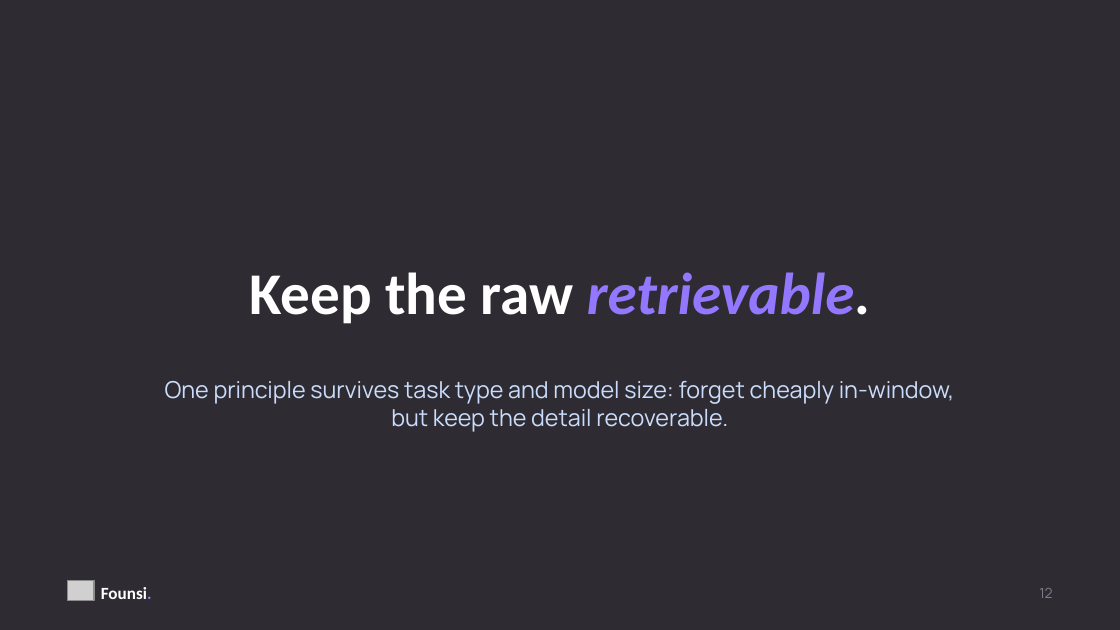
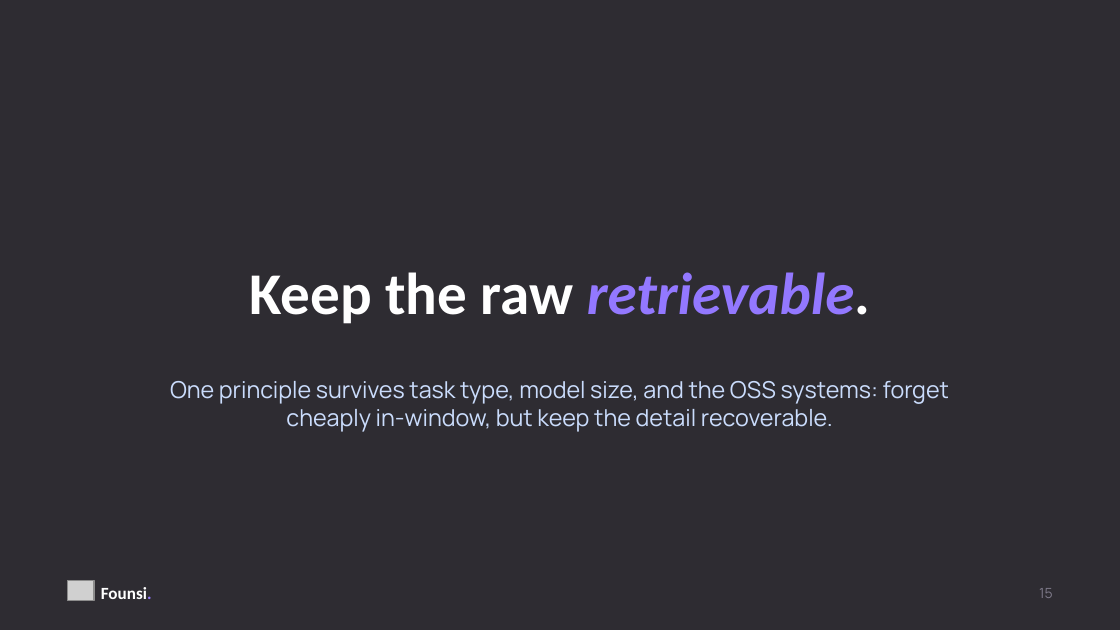
Before and after one commit to kanishkpatel1995/agent-harness, a slide deck: slide 15 of presentation/founsi-talk.pptx (slide 12 before the commit). Drawn at 1120x630 pixels with LibreOffice and Linux fonts; fonts in the diff are those of the drawing; grey boxes stand for pictures. Boxes give left, top, right and bottom in pixels: in the first picture for what was removed or moved away, otherwise in the second. Text is boxed around its words. In the diff, an @@ line names an element or a change of style, - is before the commit and + after.

```diff
--- a/presentation/founsi-talk.pptx
+++ b/presentation/founsi-talk.pptx
@@ text at (x1=170, y1=381, x2=949, y2=432): text changed @@
-One principle survives task type and model size: forget cheaply in-window, but keep the detail recoverable.
+One principle survives task type, model size, and the OSS systems: forget cheaply in-window, but keep the detail recoverable.
@@ text at (x1=1039, y1=588, x2=1053, y2=598): text changed @@
-12
+15
```
Also in this commit, not shown: 10 other slides changed, 3 slides added, 2 other files.
